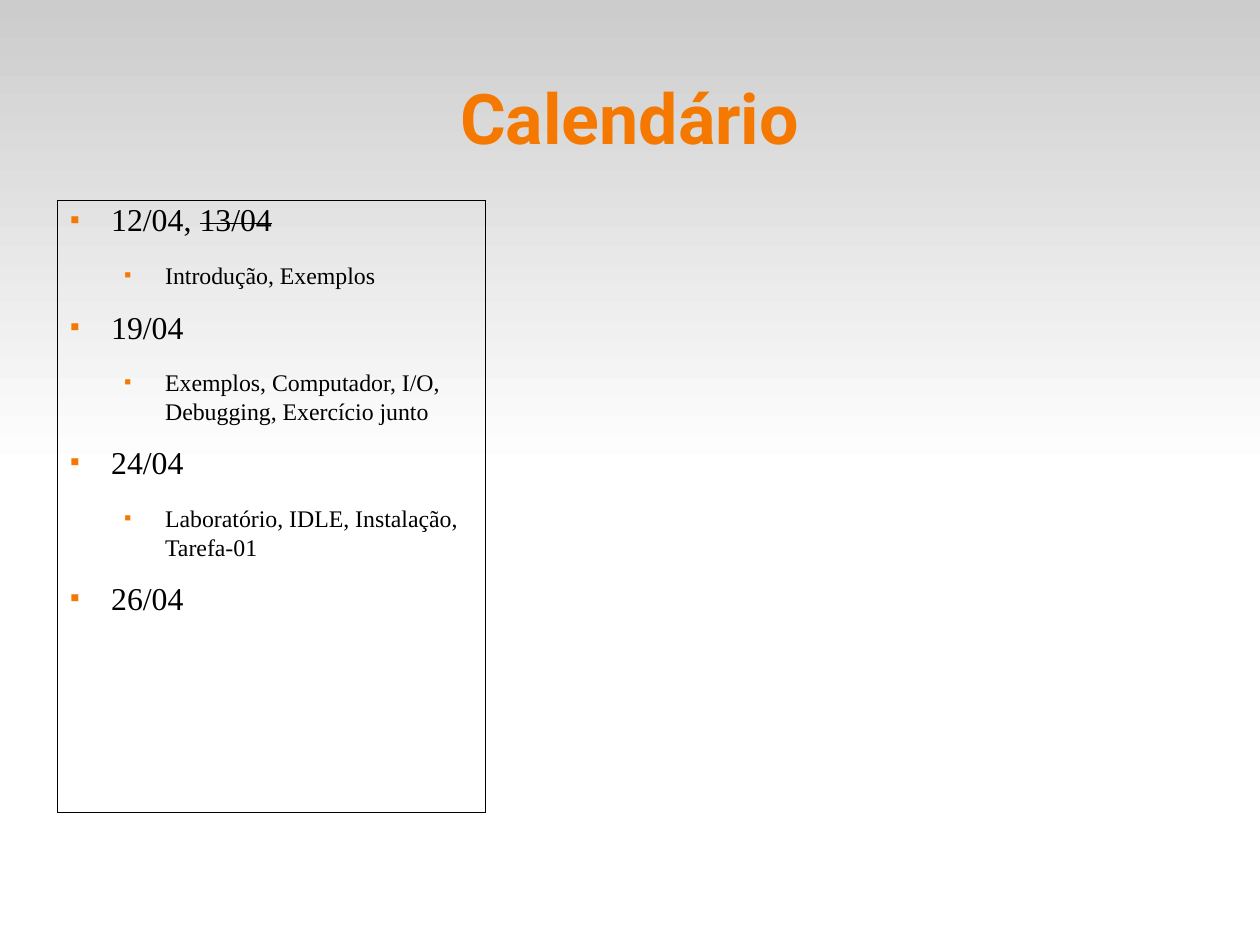
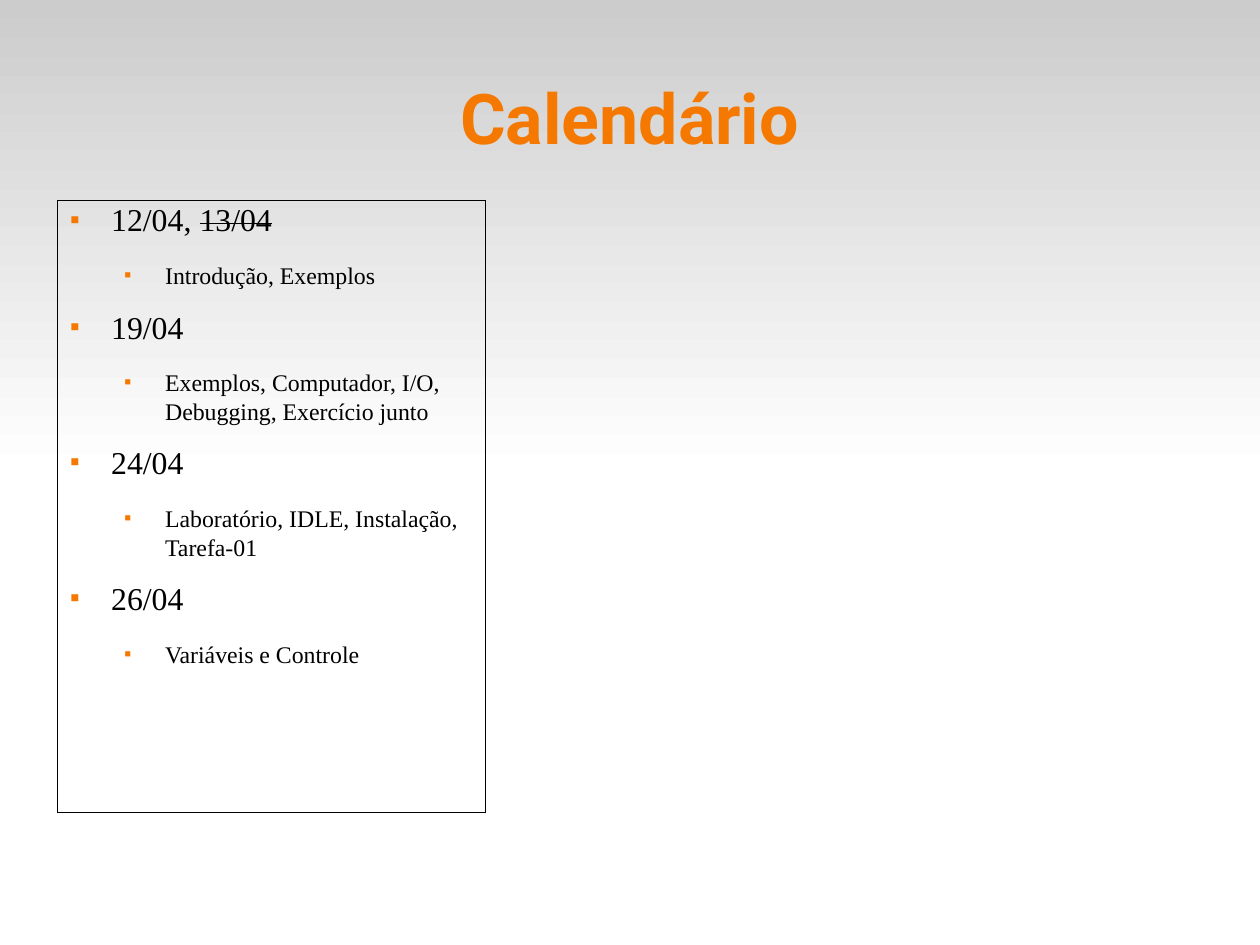
Before and after one commit to fsantanna-uerj/IPD, a slide deck: slide 12 of slides/ipd-00.odp. Drawn at 1260x945 pixels with LibreOffice and Linux fonts; fonts in the diff are those of the drawing. Boxes give left, top, right and bottom in pixels: in the first picture for what was removed or moved away, otherwise in the second. Text is boxed around its words. In the diff, an @@ line names an element or a change of style, - is before the commit and + after.

```diff
--- a/slides/ipd-00.odp
+++ b/slides/ipd-00.odp
@@ text at [165,646,359,664]: paragraph added @@
+  ■ Variáveis e Controle
```
Also in this commit, not shown: 1 other slide changed, 4 other files.
